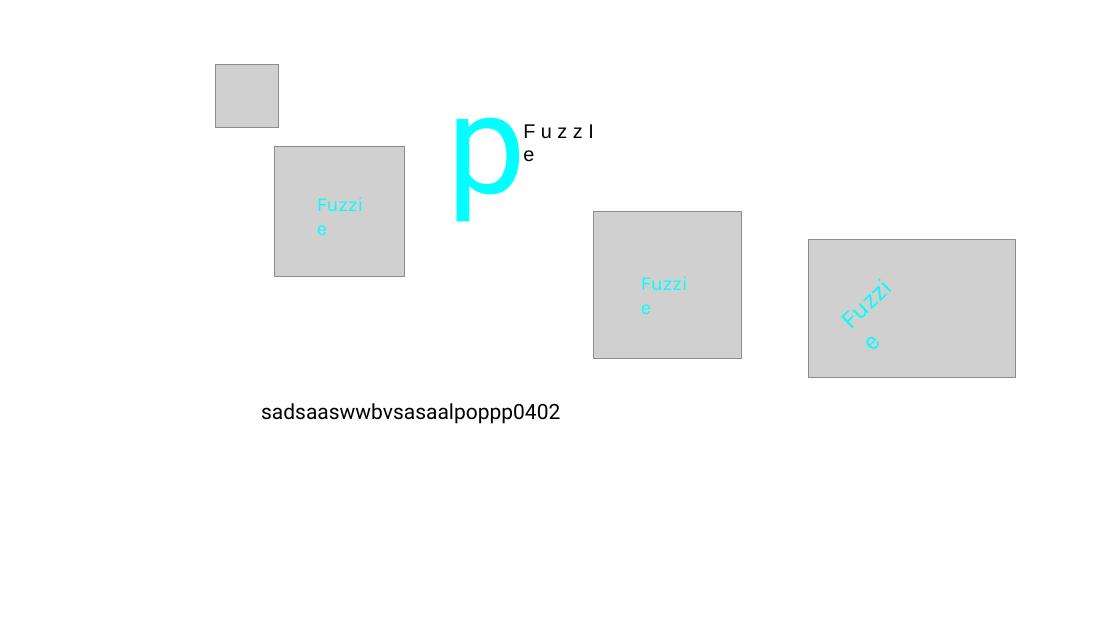
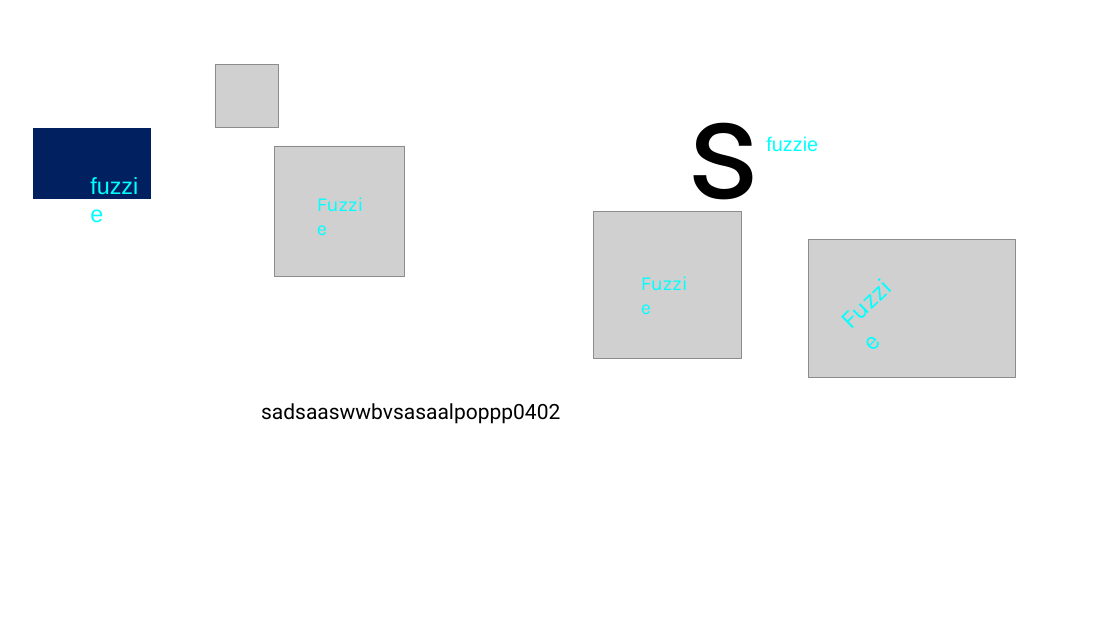
Before and after one commit to weixian-zhang/Fuzzie, a slide deck: slide 1 of doc/fuzzie-logo-designer.pptx. Drawn at 1120x630 pixels with LibreOffice and Linux fonts; fonts in the diff are those of the drawing; grey boxes stand for pictures. Boxes give left, top, right and bottom in pixels: in the first picture for what was removed or moved away, otherwise in the second. Text is boxed around its words. In the diff, an @@ line names an element or a change of style, - is before the commit and + after.

Commit message:
-refactor(fuzzer): Fuzz-Once now runs in worker thread and returns result immediately to webview -doc(webview): New fuzzie logo, metro style

```diff
--- a/doc/fuzzie-logo-designer.pptx
+++ b/doc/fuzzie-logo-designer.pptx
@@ text removed at [447, 117, 526, 222] @@
-p
@@ rectangle added at [32, 128, 152, 200], fill #002060, outline #FFFFFF 1 pt @@
@@ text removed at [523, 124, 593, 162] @@
-F u z z I e
@@ text added at [688, 122, 760, 230], 120 pt, text #000000 @@
+s
@@ text added at [766, 136, 818, 152], 17 pt, text #00FFFF @@
+fuzzie
@@ text added at [82, 167, 157, 204], 20 pt, text #00FFFF @@
+fuzzie
```
Also in this commit, not shown: 6 other files.
